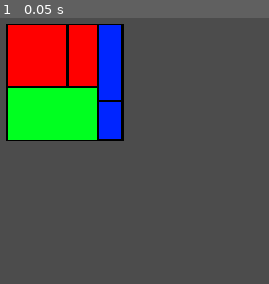
Above: before the commit, frame 1.
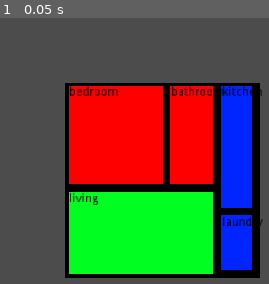
Above: after the commit, the same moment.

Repository: aleksix/PCG_Floorplan
Game: Godot game, scene res://main.tscn
The game is run twice, just before and just after one commit, with the same random seed, the same clock (stepped at 60 frames per second) and the same inputs.
Inputs:
- Up to frame 1 (0.05 s): no input

The runs differ from the first frame. In frame 1, 68% of the frame differs, in the area x 2-98%, y 2-98%.

Commit message:
Minor code refactor, testing info improvements

Diff:
--- a/FloorplanGen/SquarifiedRooms.gd
+++ b/FloorplanGen/SquarifiedRooms.gd
@@ -1,4 +1,10 @@
 extends TileMap
+
+# imports
+const squarify = preload("res://squarify.gd")
+onready var sq = squarify.new()
+const array_func = preload("res://array_funcs.gd")
+onready var af = array_func.new()
 
 class PseudoDictionaryInverseSorter:
 	static func sort(a, b):
@@ -12,112 +18,12 @@
 		out.append(item[index])
 	return out
 
-export(int) var width = 10
-export(int) var height = 10
-export(int) var threshold = 50
-export(int) var min_area = 5
+export(int) var width = 100
+export(int) var height = 100
 
 export(Array, Array) var service_room_sizes = [["kitchen", 2], ["pantry", 0], ["laundry", 1]]
 export(Array, Array) var social_room_sizes = [["living", 5], ["dining", 0], ["toilet", 0]]
 export(Array, Array) var private_room_sizes = [["bedroom", 4], ["master", 0], ["bathroom", 2], ["secondary", 0]]
-
-func array_slice(array, bottom, top):
-	var out = []
-	for c in range(bottom, top):
-		out.append(array[c])
-	return out
-
-func array_sum(array):
-	var sum = 0
-	for i in array:
-		sum += i
-	return sum
-
-func array_max(array):
-	var max_val = array[0]
-	for i in array:
-		max_val = max(max_val, i)
-
-	return max_val
-
-func leftoverrow(sizes, origin, size):
-	var covered_area = array_sum(sizes)
-	var width = covered_area / size.y
-	var leftover_x = origin.x + width
-	var leftover_y = origin.y
-	var leftover_dx = size.x - width
-	var leftover_dy = size.y
-	return Rect2(leftover_x, leftover_y, leftover_dx, leftover_dy)
-
-func leftovercol(sizes, origin, size):
-	var covered_area = array_sum(sizes)
-	var height = covered_area / size.x
-	var leftover_x = origin.x
-	var leftover_y = origin.y + height
-	var leftover_dx = size.x
-	var leftover_dy = size.y - height
-	return Rect2(leftover_x, leftover_y, leftover_dx, leftover_dy)
-
-
-func leftover(sizes, origin, size):
-	if size.x >= size.y:
-		return leftoverrow(sizes, origin, size)
-	return leftovercol(sizes, origin, size)
-
-
-func normalize_sizes(sizes, size):
-	var total_size = array_sum(sizes)
-	var total_area = size.x * size.y
-	for c in range(0, len(sizes)):
-		sizes[c] = sizes[c] * total_area / total_size
-	return sizes
-
-func worst_ratio(sizes, origin, size):
-	var maxes = []
-	var layouts = layout(sizes, origin, size)
-	for rect in layouts:
-		maxes.append(max(rect.size.x / rect.size.y, rect.size.y / rect.size.x))
-	return array_max(maxes)
-
-
-func layoutrow(sizes, origin, size):
-	var covered_area = array_sum(sizes)
-	var width = covered_area / size.y
-	var rects = []
-	for size in sizes:
-		rects.append(Rect2(origin.x, origin.y, width, size / width))
-		origin.y += size / width
-	return rects
-
-
-func layoutcol(sizes, origin, size):
-	var covered_area = array_sum(sizes)
-	var height = covered_area / size.x
-	var rects = []
-	for size in sizes:
-		rects.append(Rect2(origin.x, origin.y, size / height, height))
-		origin.x += size / width
-	return rects
-
-func layout(sizes, origin, size):
-	if size.x >= size.y:
-		return layoutrow(sizes, origin, size)
-	return layoutcol(sizes, origin, size)
-
-func squarify(sizes, origin, size):
-	if len(sizes) == 0:
-		return []
-	if len(sizes) == 1:
-		return layout(sizes, origin, size)
-
-	var i = 1
-	while i < len(sizes) and worst_ratio(array_slice(sizes, 0, i), origin, size) >= worst_ratio(array_slice(sizes, 0, i + 1), origin, size):
-		i += 1
-	var current = array_slice(sizes, 0, i)
-	var remaining = array_slice(sizes, i, len(sizes))
-
-	var leftovers = leftover(current, origin, size)
-	return layout(current, origin, size) + squarify(remaining, leftovers.position, leftovers.size)
 
 func draw_box(rect):
 	var pos_x = rect.position.x
@@ -130,6 +36,18 @@
 	for y in range(pos_y, pos_y + height):
 		set_cell(pos_x, y, 0)
 		set_cell(pos_x + width - 1, y, 0)
+
+func label_area(rect, text):
+	var label = Label.new()
+	label.rect_scale = Vector2(7, 7)
+	label.text = text
+	label.rect_position = rect.position * cell_size
+	label.rect_position.x += cell_size.x
+	label.rect_position.y += cell_size.y
+	label.rect_size = rect.size
+	# Make the text black
+	label.add_color_override("font_color", Color(0, 0, 0))
+	add_child(label)
 
 func fill_area(rect, cell):
 	var pos_x = rect.position.x
@@ -147,27 +65,23 @@
 	randomize()
 	# Adjust the camera
 	$camera.current = true
-	$camera.position = Vector2(cell_size.x * width / 2, cell_size.y * height / 2)
-	$camera.zoom = cell_size / 1.5
-	# Fill the tilemap
-	for x in range(0, width):
-		for y in range(0, height):
-			set_cell(x, y, 1)
+	$camera.position = position
+	$camera.zoom = cell_size / 5
 
 	# Generation step
 	var build_area = Vector2(width, height)
 
 	# Generate zones for different areas
 	var areas = [
-	["service", array_sum(pseudodict_values(service_room_sizes)), service_room_sizes],
-	["social", array_sum(pseudodict_values(social_room_sizes)), social_room_sizes],
-	["private", array_sum(pseudodict_values(private_room_sizes)), private_room_sizes]]
+	["service", af.array_sum(pseudodict_values(service_room_sizes)), service_room_sizes],
+	["social", af.array_sum(pseudodict_values(social_room_sizes)), social_room_sizes],
+	["private", af.array_sum(pseudodict_values(private_room_sizes)), private_room_sizes]]
 	areas.sort_custom(PseudoDictionaryInverseSorter, "sort")
 	var area_sizes = pseudodict_values(areas)
-	area_sizes = normalize_sizes(area_sizes, build_area)
+	area_sizes = sq.normalize_sizes(area_sizes, build_area)
 	for c in range(0, len(area_sizes)):
 		areas[c][1] = area_sizes[1]
-	var rects = squarify(area_sizes, Vector2(0, 0), build_area)
+	var rects = sq.squarify(area_sizes, Vector2(0, 0), build_area)
 	for c in range(0, len(rects)):
 		areas[c].append(rects[c])
 		if areas[c][0] == "service":
@@ -188,11 +102,12 @@
 		var area_values = pseudodict_values(area[2])
 		area_values.sort()
 		area_values.invert()
-		var sizes = normalize_sizes(area_values, area[3].size)
-		var rooms = squarify(sizes, area[3].position, area[3].size)
+		var sizes = sq.normalize_sizes(area_values, area[3].size)
+		var rooms = sq.squarify(sizes, area[3].position, area[3].size)
 		for c in range(0, len(rooms)):
 			area[2][c].append(rooms[c])
 			draw_box(rooms[c])
+			label_area(rooms[c], area[2][c][0])
 
 	# Create final borders
 	for x in range(0, width):
--- /dev/null
+++ b/FloorplanGen/array_funcs.gd
@@ -0,0 +1,20 @@
+extends Object
+
+func array_slice(array, bottom, top):
+	var out = []
+	for c in range(bottom, top):
+		out.append(array[c])
+	return out
+
+func array_sum(array):
+	var sum = 0
+	for i in array:
+		sum += i
+	return sum
+
+func array_max(array):
+	var max_val = array[0]
+	for i in array:
+		max_val = max(max_val, i)
+
+	return max_val
--- a/FloorplanGen/main.tscn
+++ b/FloorplanGen/main.tscn
@@ -66,10 +66,8 @@
 cell_size = Vector2( 32, 32 )
 format = 1
 script = ExtResource( 6 )
-width = 100
-height = 100
-threshold = 2500
-min_area = 500
+width = 50
+height = 50
 
 [node name="camera" type="Camera2D" parent="TileMap"]
 current = true
--- /dev/null
+++ b/FloorplanGen/squarify.gd
@@ -0,0 +1,85 @@
+extends Object
+
+# imports
+var array_func = load("res://array_funcs.gd")
+var af = array_func.new()
+
+func leftoverrow(sizes, origin, size):
+	var covered_area = af.array_sum(sizes)
+	var width = covered_area / size.y
+	var leftover_x = origin.x + width
+	var leftover_y = origin.y
+	var leftover_dx = size.x - width
+	var leftover_dy = size.y
+	return Rect2(leftover_x, leftover_y, leftover_dx, leftover_dy)
+
+func leftovercol(sizes, origin, size):
+	var covered_area = af.array_sum(sizes)
+	var height = covered_area / size.x
+	var leftover_x = origin.x
+	var leftover_y = origin.y + height
+	var leftover_dx = size.x
+	var leftover_dy = size.y - height
+	return Rect2(leftover_x, leftover_y, leftover_dx, leftover_dy)
+
+
+func leftover(sizes, origin, size):
+	if size.x >= size.y:
+		return leftoverrow(sizes, origin, size)
+	return leftovercol(sizes, origin, size)
+
+
+func normalize_sizes(sizes, size):
+	var total_size = af.array_sum(sizes)
+	var total_area = size.x * size.y
+	for c in range(0, len(sizes)):
+		sizes[c] = sizes[c] * total_area / total_size
+	return sizes
+
+func worst_ratio(sizes, origin, size):
+	var maxes = []
+	var layouts = layout(sizes, origin, size)
+	for rect in layouts:
+		maxes.append(max(rect.size.x / rect.size.y, rect.size.y / rect.size.x))
+	return af.array_max(maxes)
+
+
+func layoutrow(sizes, origin, size):
+	var covered_area = af.array_sum(sizes)
+	var width = covered_area / size.y
+	var rects = []
+	for size in sizes:
+		rects.append(Rect2(origin.x, origin.y, width, size / width))
+		origin.y += size / width
+	return rects
+
+
+func layoutcol(sizes, origin, size):
+	var covered_area = af.array_sum(sizes)
+	var height = covered_area / size.x
+	var rects = []
+	for size in sizes:
+		rects.append(Rect2(origin.x, origin.y, size / height, height))
+		origin.x += size / height
+	return rects
+
+func layout(sizes, origin, size):
+	if size.x >= size.y:
+		return layoutrow(sizes, origin, size)
+	return layoutcol(sizes, origin, size)
+
+func squarify(sizes, origin, size):
+	if len(sizes) == 0:
+		return []
+	if len(sizes) == 1:
+		return layout(sizes, origin, size)
+
+	var i = 1
+	while i < len(sizes) and worst_ratio(af.array_slice(sizes, 0, i), origin, size) \
+		>= worst_ratio(af.array_slice(sizes, 0, i + 1), origin, size):
+		i += 1
+	var current = af.array_slice(sizes, 0, i)
+	var remaining = af.array_slice(sizes, i, len(sizes))
+
+	var leftovers = leftover(current, origin, size)
+	return layout(current, origin, size) + squarify(remaining, leftovers.position, leftovers.size)
